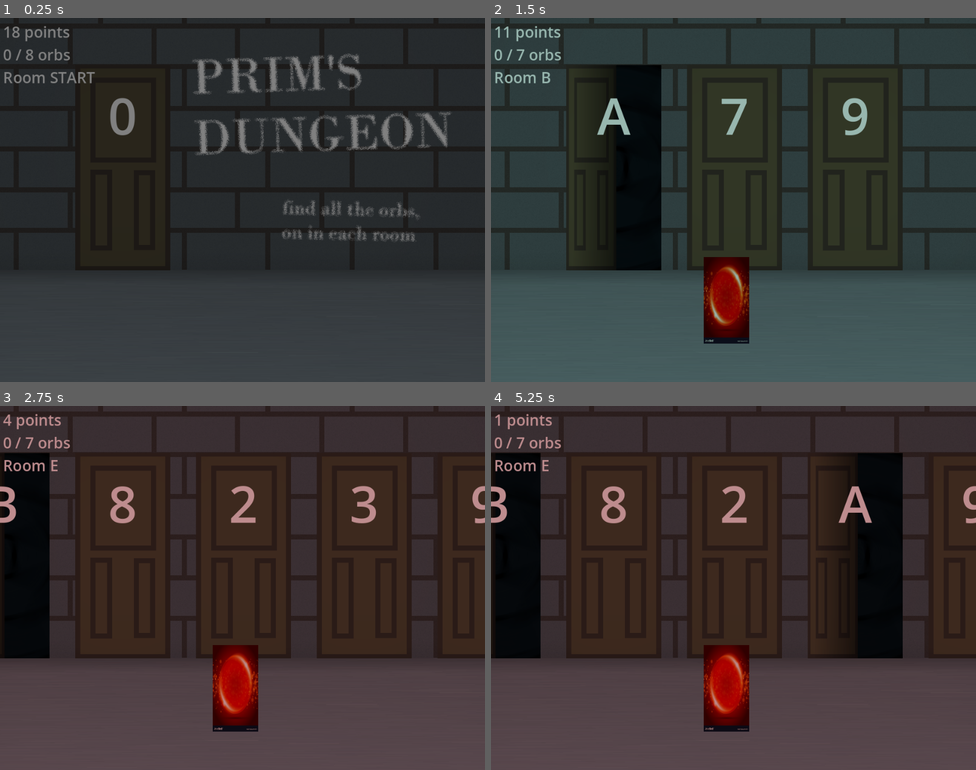
Above: before the commit, frames 1-4 (two rows, left to right).
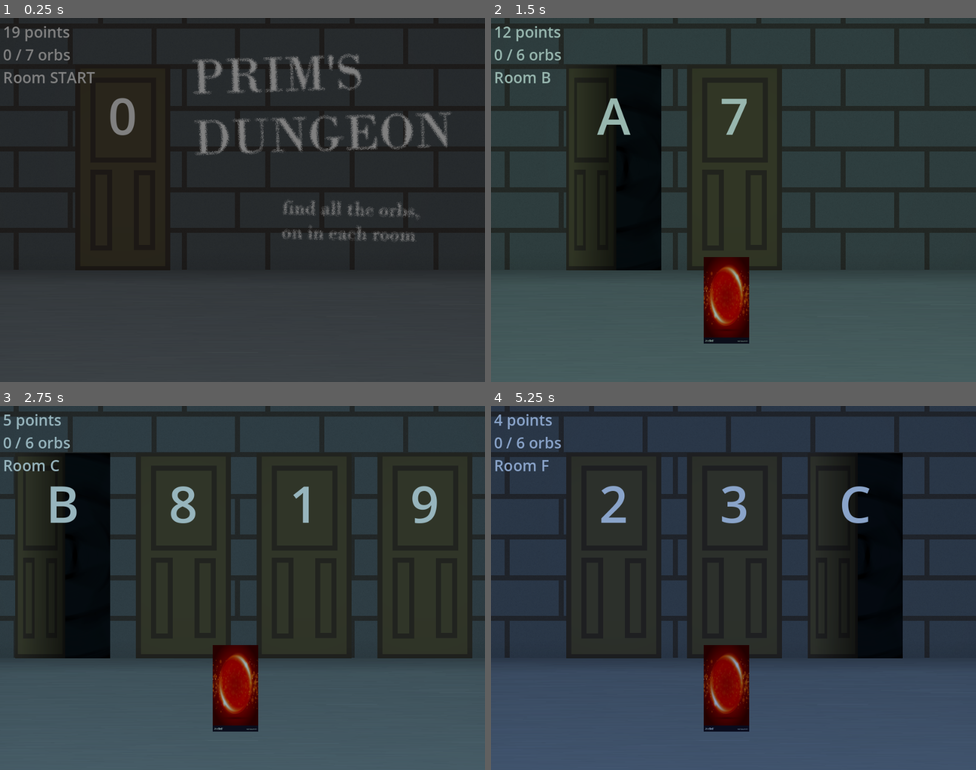
Above: after the commit, the same moments.

Repository: DasParijat/Prims-Dungeon
Game: Godot game, scene res://Game/game.tscn
Same seed, same stepped clock (60 frames per second), same inputs: the game is played once before the commit and once after it.
Inputs:
- Up to frame 1 (0.25 s): no input
- Up to frame 2 (1.5 s): click "efef" at 0.5 s; click "efef" at 1.25 s
- Up to frame 3 (2.75 s): click "efef" at 2 s
- Up to frame 4 (5.25 s): click "efef" at 2.75 s; click "efef" at 3.5 s; click "efef" at 4.25 s; click "efef" at 5 s

The runs differ from the first frame. In frame 1, less than 0.1% of the frame differs, in the area x 2-7%, y 2-12%; in frame 2, 8.2%; in frame 3, 38%; in frame 4, 42%, in the area x 0-100%, y 2-100%.

Commit message:
Removed dungeon generation code from game.gd
All dungeon generation logic is solely in dungeon class. Also found out resetting level properly works now

Diff:
--- a/Dungeon/dungeon.gd
+++ b/Dungeon/dungeon.gd
@@ -12,8 +12,6 @@
 ]
 
 func _init(num_of_rooms : int) -> void:
-	randomize()
-
 	generate_rooms(num_of_rooms)
 	generate_doors()
 
--- a/Game/game.gd
+++ b/Game/game.gd
@@ -23,78 +23,17 @@
 
 func _ready() -> void:
 	GRH.connect("door_entered", Callable(self, "_on_door_entered"))
-	randomize()
 
-	cur_dungeon = Dungeon.new(randi_range(5, 15))
+	create_dungeon()
 
-	rooms_array = cur_dungeon.rooms_array
-	doors_array = cur_dungeon.doors_array
-
-
-	#rooms_array[0].orb_found = true
 	background.texture = preload("uid://dkbm417ua0v0u")
 	start_game(rooms_array[0])
 
-func generate_rooms(num_of_rooms : int = 10) -> void:
-	if num_of_rooms < 5 or num_of_rooms > 26:
-		num_of_rooms = 10
-		printerr("Game: GIVEN NUM_OF_ROOMS NOT VALID, SET TO 10")
-
-	for i in range(num_of_rooms):
-		rooms_array.append(
-			Room.new(alphabet[i],
-					Color(randf_range(0.5,0.8)
-						,randf_range(0.5,0.8)
-						,randf_range(0.5,0.8)))
-			)
-		#print("added room: ", rooms_array[i + 1].letter_id)
-
-# TODO add code to generate dungeon, get starting points
-func generate_doors() -> void:
-	# Starting door
-	# NOTE - no other room should connect to starting door besides A
-	doors_array = [Door.new(rooms_array[0], rooms_array[1])] # starting door
-	doors_array[0].cost = 0 # make sure start door is free
-	#Door.new(rooms_array[0], rooms_array[1]).print_door()
-
-	#print("1ST LOOP")
-	## 2nd for loop (add random doors for each room)
-	for loop in range(1): #range(clampi(round(rooms_array.size() / 5), 1, 2)):
-		for i in range(rooms_array.size() - 1):
-			var room1 : int
-			var room2 : int
-			var new_door : Door
-
-			for j in range(rooms_array.size()):
-				room1 = i + 1
-				room2 = randi_range(1, rooms_array.size() - 1)
-				while room2 == room1: #or abs(room2 - room1) == 1:
-					room2 = randi_range(1, rooms_array.size() - 1)
-
-				if not has_reverse_door(rooms_array[room1], rooms_array[room2]):
-					new_door = Door.new(rooms_array[room1], rooms_array[room2])
-					break
-
-			if new_door:
-				doors_array.append(new_door)
-				new_door.print_door()
-
-	#print("2ND LOOP")
-	# NOTE - Stopping this for loop can cause a small chance of creating an unconnected graph,
-	#		however, it may be more interesting to not have them alphabetically connected
-	for i in range(rooms_array.size() - 2):
-		#break
-		var new_door : Door = Door.new(rooms_array[i + 1],
-										rooms_array[i + 2])
-		if (new_door not in doors_array) and (not has_reverse_door(rooms_array[i + 1], rooms_array[i + 2])):
-			doors_array.append(new_door)
-			new_door.print_door()
-
-func has_reverse_door(room1: Room, room2: Room) -> bool:
-	for door in doors_array:
-		if (door.room1 == room2 and door.room2 == room1) or (door.room1 == room1 and door.room2 == room2):
-			return true
-	return false
+func create_dungeon() -> void:
+	randomize()
+	cur_dungeon = Dungeon.new(randi_range(5, 15))
+	rooms_array = cur_dungeon.rooms_array
+	doors_array = cur_dungeon.doors_array
 
 func start_game(start_room : Room) -> void:
 	for door in doors_array:
